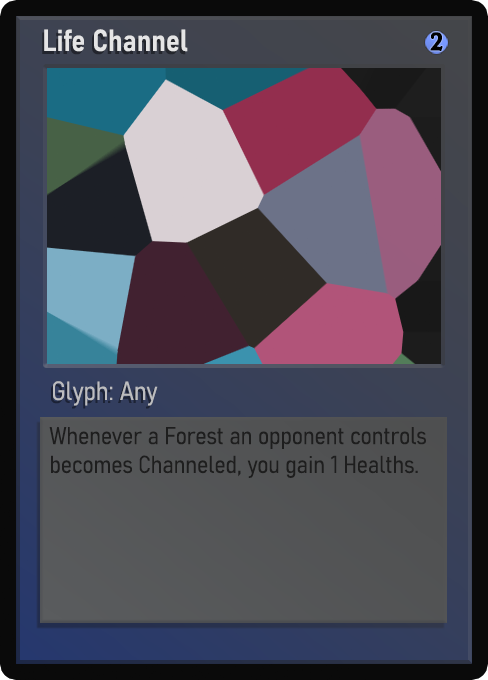
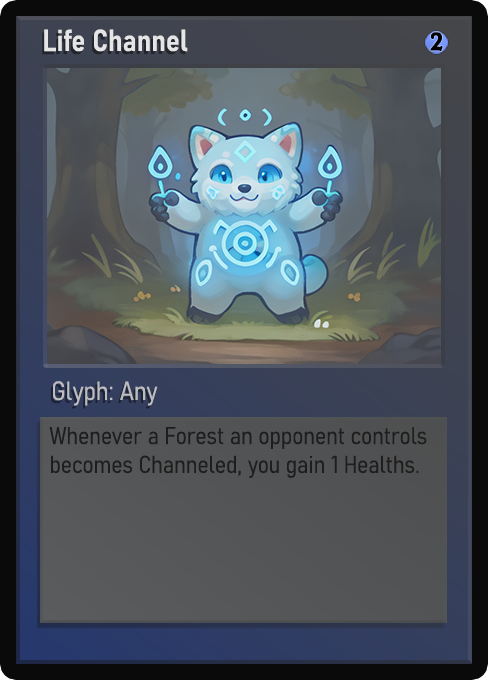
Before/after of a w=488, h=680 layered artwork. What changed in the layer stack:
painted on "Name" over [44, 30, 179, 52]
painted on "Class" over [53, 383, 152, 406]
painted on "Desc_norm" over [56, 427, 427, 478]
painted on "Artwork" over [47, 68, 441, 364]
